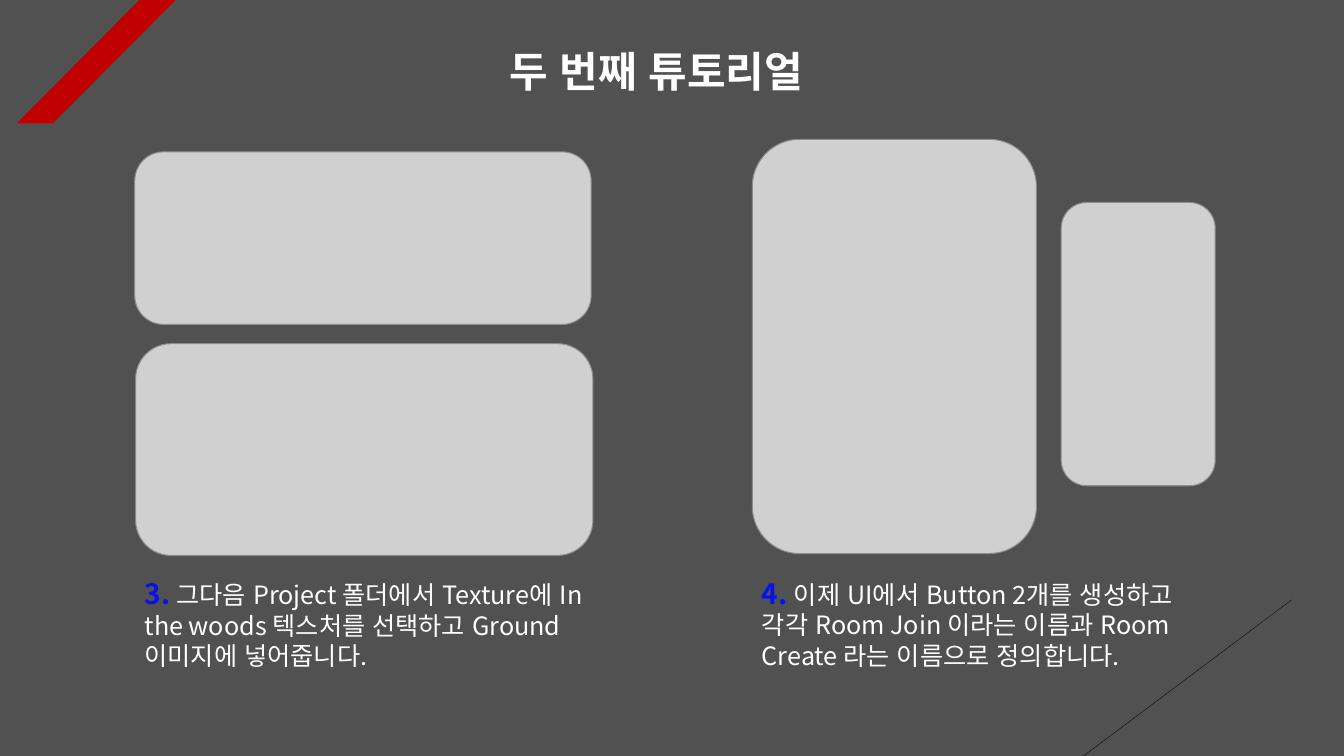
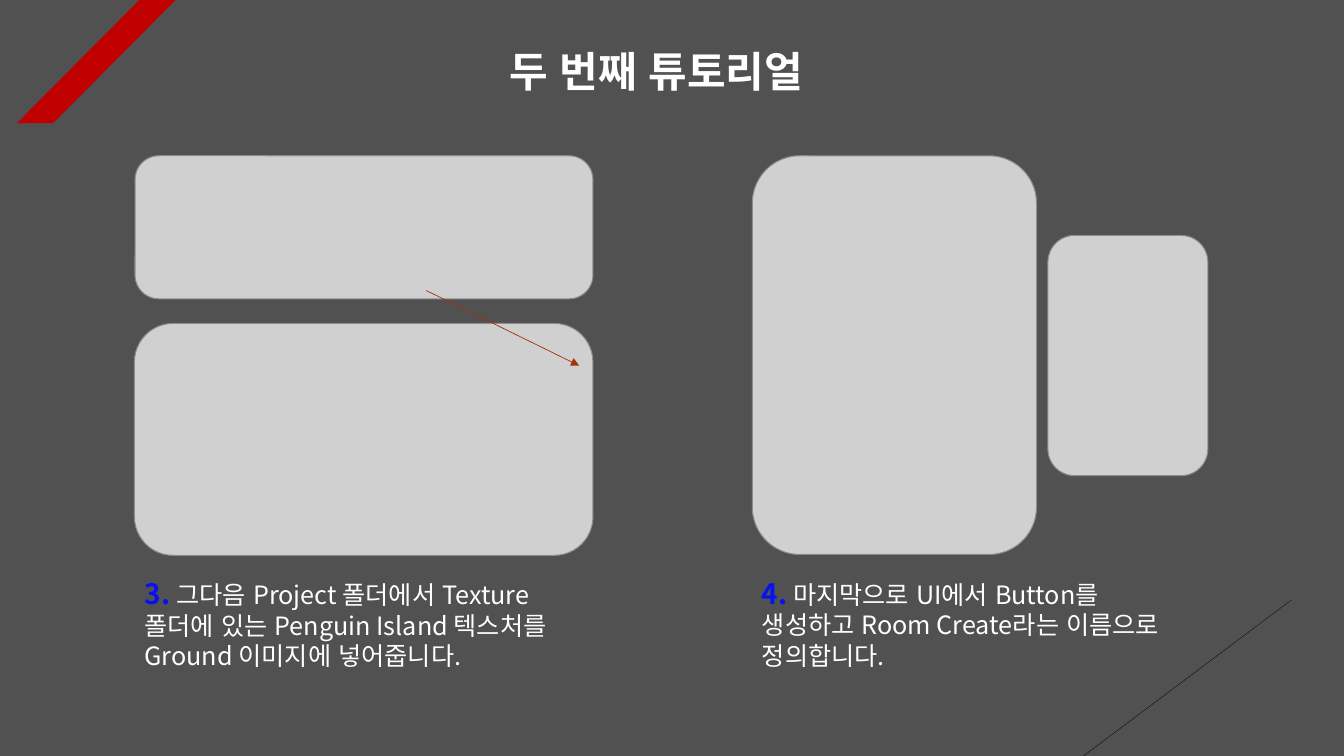
Before and after one commit to Unity2033/3D-UnityEngine, a slide deck: slide 2 of Assets/Class/Photon Server/PPT Data/Photon Room.pptx. Drawn at 1344x756 pixels with LibreOffice and Linux fonts; fonts in the diff are those of the drawing; grey boxes stand for pictures. Boxes give left, top, right and bottom in pixels: in the first picture for what was removed or moved away, otherwise in the second. Text is boxed around its words. In the diff, an @@ line names an element or a change of style, - is before the commit and + after.

```diff
--- a/Assets/Class/Photon Server/PPT Data/Photon Room.pptx
+++ b/Assets/Class/Photon Server/PPT Data/Photon Room.pptx
@@ picture: place and size @@
-picture at box(135, 152, 592, 325)
+picture at box(135, 156, 593, 299)
@@ picture: place and size @@
-picture at box(752, 139, 1036, 554)
+picture at box(752, 156, 1036, 555)
@@ picture: place and size @@
-picture at box(1062, 203, 1216, 486)
+picture at box(1049, 236, 1209, 476)
@@ arrow added from (426, 290) to (580, 366), #A5300F 0.5 pt dashed @@
@@ picture: place and size @@
-picture at box(136, 344, 594, 556)
+picture at box(134, 324, 593, 556)
@@ text at box(145, 583, 547, 667): text changed @@
-3. 그다음 Project 폴더에서 Texture에 In the woods 텍스처를 선택하고 Ground 이미지에 넣어줍니다.
+3. 그다음 Project 폴더에서 Texture 폴더에 있는 Penguin Island 텍스처를 Ground 이미지에 넣어줍니다.
@@ text at box(762, 583, 1159, 667): text changed @@
-4. 이제 UI에서 Button 2개를 생성하고 각각 Room Join 이라는 이름과 Room Create 라는 이름으로 정의합니다.
+4. 마지막으로 UI에서 Button를 생성하고 Room Create라는 이름으로 정의합니다.
```
Also in this commit, not shown: 8 other slides changed, 39 other files.
